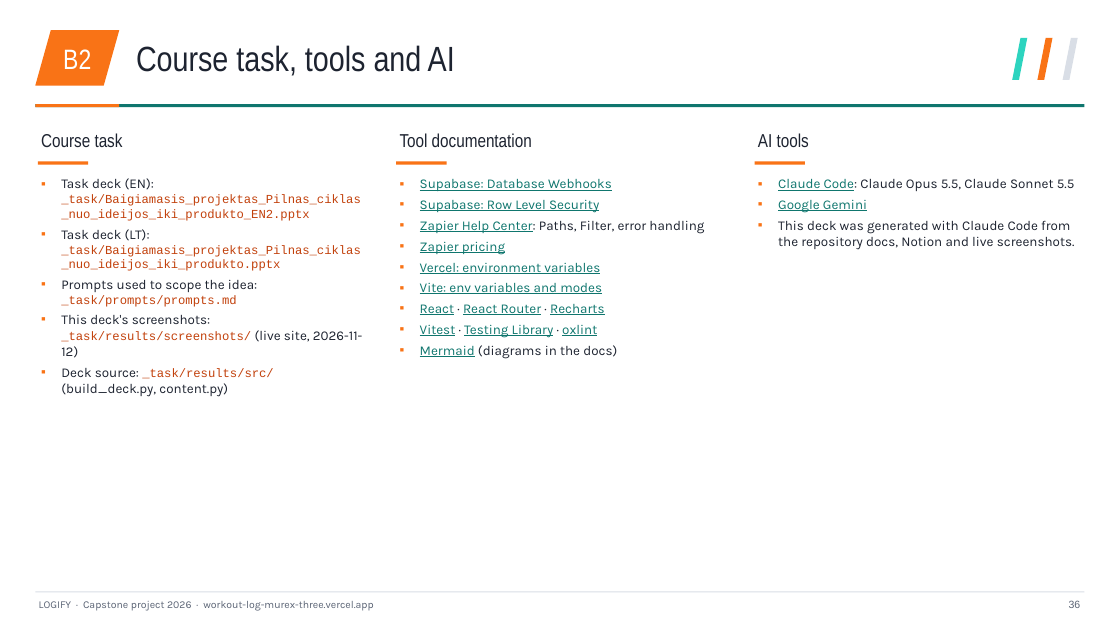
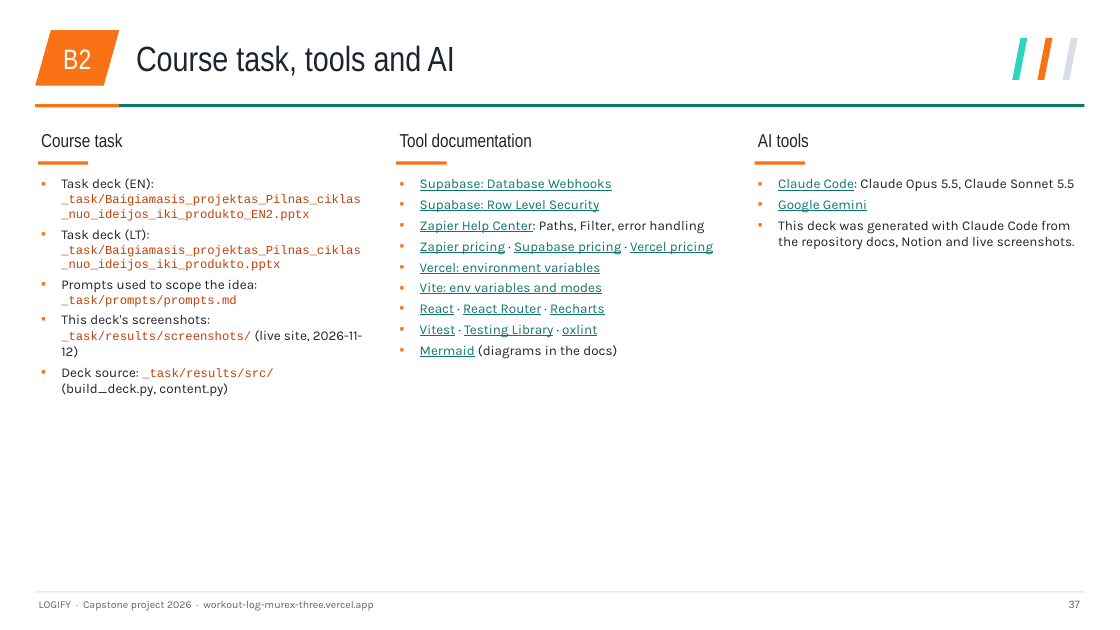
Before and after one commit to mse1987319-png/workout-log, a slide deck: slide 37 of _task/results/Logify_EN.pptx (slide 36 before the commit). Drawn at 1120x630 pixels with LibreOffice and Linux fonts; fonts in the diff are those of the drawing. Boxes give left, top, right and bottom in pixels: in the first picture for what was removed or moved away, otherwise in the second. Text is boxed around its words. In the diff, an @@ line names an element or a change of style, - is before the commit and + after.

```diff
--- a/_task/results/Logify_EN.pptx
+++ b/_task/results/Logify_EN.pptx
@@ text at [420, 242, 713, 254]: text changed @@
-▪ Zapier pricing
+▪ Zapier pricing · Supabase pricing · Vercel pricing
@@ text at [1069, 600, 1081, 608]: text changed @@
-36
+37
```
Also in this commit, not shown: 20 other slides changed, 1 slide added, 3 other files.
